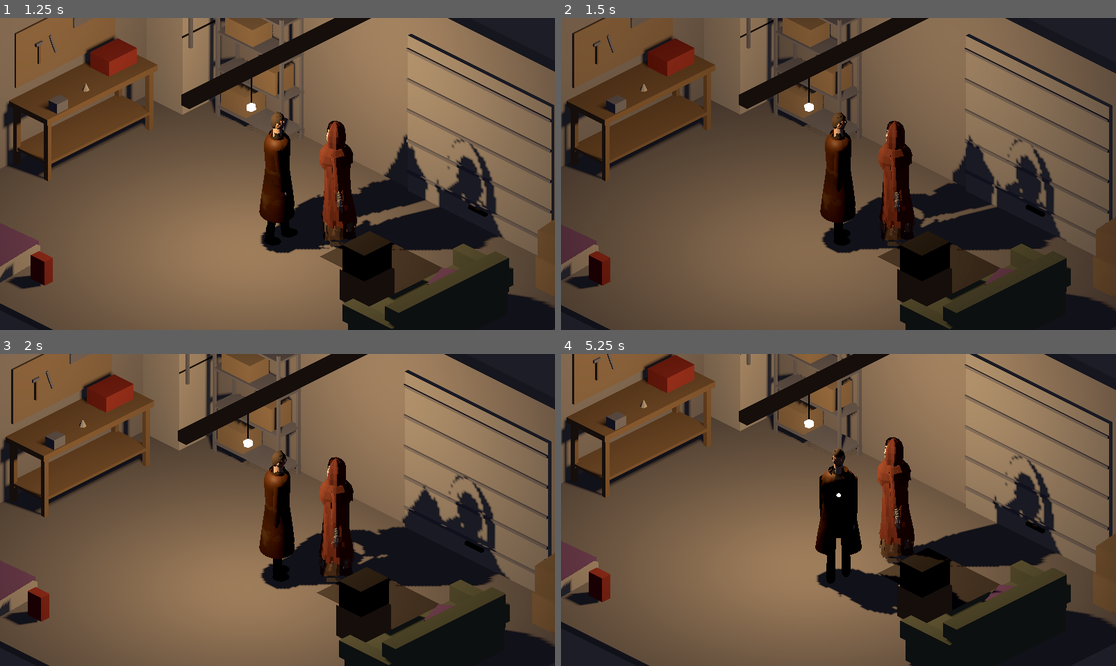
Above: before the commit, frames 1-4 (two rows, left to right).
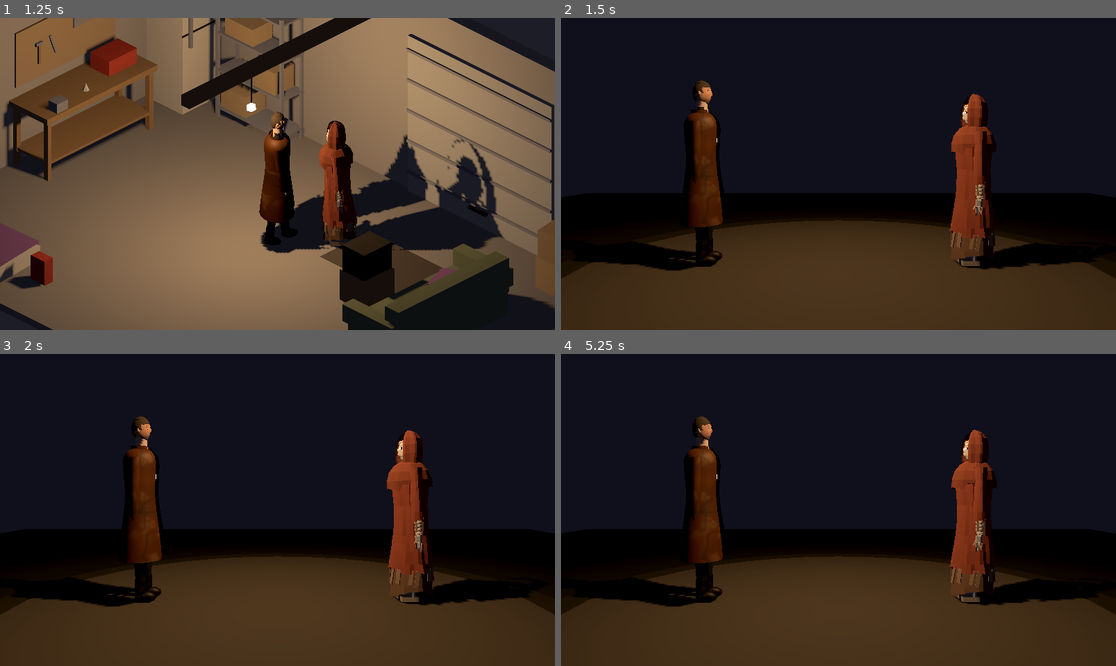
Above: after the commit, the same moments.

Repository: klhall1987/eldritch-tactics
Game: Godot game, scene res://scenes/main.tscn
Two runs of this game, one before a commit and one after it. Both use one fixed random seed, a clock stepped at 60 frames per second and the inputs below.
Inputs (mouse positions are in pixels of both pictures, inside the frame that each line leads up to):
- Up to frame 1 (1.25 s): tap Enter at 0.5 s; move the mouse to (399, 158) at 0.52 s; hold D (move_right) from 0.53 s (still down); hold Shift from 0.53 s (still down); click (399, 158) at 0.67 s
- Up to frame 2 (1.5 s): release D (move_right) at 1.25 s; release Shift at 1.25 s; drag from (727, 189) to (810, 236) at 1.27 s
- Up to frame 3 (2 s): no input
- Up to frame 4 (5.25 s): move the mouse to (894, 441) at 2.02 s; hold D (move_right) 2.03-2.75 s; tap Ctrl at 2.1 s; drag from (810, 572) to (672, 463) at 2.77 s; move the mouse to (1005, 556) at 3.52 s; hold A (move_left) 3.53-4.25 s; tap Alt at 3.6 s; drag from (672, 463) to (755, 432) at 4.27 s; move the mouse to (866, 510) at 5.02 s; hold S (move_down) from 5.03 s (still down); hold Shift from 5.03 s (still down); click (866, 510) at 5.17 s

Frame 1 is identical in both runs. In frame 2, 90% of the frame differs, in the area x 0-100%, y 0-100%; in frame 3, 90%; in frame 4, 92%.

Commit message:
Make combat screen

Diff:
--- a/scenes/main.tscn
+++ b/scenes/main.tscn
@@ -11,6 +11,10 @@
 
 [sub_resource type="CapsuleShape3D" id="CapsuleShape3D_player"]
 radius = 0.25
+height = 1.8
+
+[sub_resource type="CylinderShape3D" id="CylinderShape3D_touch"]
+radius = 0.6
 height = 1.8
 
 [sub_resource type="Environment" id="Environment_garage"]
@@ -43,8 +47,14 @@
 
 [node name="Detective" parent="Player" instance=ExtResource("3_detective")]
 
-[node name="Cultist" parent="." instance=ExtResource("4_cultist")]
+[node name="Cultist" parent="." groups=["enemies"] instance=ExtResource("4_cultist")]
 transform = Transform3D(0.707107, 0, -0.707107, 0, 1, 0, 0.707107, 0, 0.707107, 0.6, 0, -1.2)
+
+[node name="TouchArea" type="Area3D" parent="Cultist"]
+
+[node name="CollisionShape3D" type="CollisionShape3D" parent="Cultist/TouchArea"]
+transform = Transform3D(1, 0, 0, 0, 1, 0, 0, 0, 1, 0, 0.9, 0)
+shape = SubResource("CylinderShape3D_touch")
 
 [node name="BulbLight" type="OmniLight3D" parent="."]
 transform = Transform3D(1, 0, 0, 0, 1, 0, 0, 0, 1, 0, 2.15, -0.2)
--- a/scripts/main.gd
+++ b/scripts/main.gd
@@ -1,5 +1,17 @@
 extends Node3D
 ## The game's root scene: the garage, with the detective (moved by Player) and a cultist in it.
+## Walking the detective into an enemy (moving towards it inside its touch area) starts an
+## encounter and pulls him into combat.
+
+## Emitted once, when the detective first bumps into an enemy.
+signal encounter_started(enemy: Node3D)
+## Emitted when the game wants to switch to the combat screen.
+signal combat_requested(scene_path: String)
+
+const COMBAT_SCENE := "res://scenes/combat.tscn"
+
+var _encounter_running := false
+var _touch_areas := {}  # enemy -> its touch Area3D
 
 
 func _ready() -> void:
@@ -11,4 +23,38 @@
 	for mesh_name in ["bulb", "bulb_cord"]:
 		var mesh := $Garage.find_child(mesh_name, true, false) as GeometryInstance3D
 		mesh.cast_shadow = GeometryInstance3D.SHADOW_CASTING_SETTING_OFF
+	for enemy: Node in get_tree().get_nodes_in_group("enemies"):
+		if is_ancestor_of(enemy):
+			_touch_areas[enemy] = enemy.find_children("*", "Area3D", true, false)[0]
 	print("SMOKE_MARKER: main scene ready")
+
+
+func _physics_process(_delta: float) -> void:
+	if _encounter_running:
+		return
+	var player := $Player as CharacterBody3D
+	for enemy: Node3D in _touch_areas:
+		var touch := _touch_areas[enemy] as Area3D
+		if touch.overlaps_body(player) and _walking_towards(player, enemy):
+			_start_encounter(enemy)
+			return
+
+
+## A bump is walking into the enemy: being in its touch area while walking away (or standing
+## still) doesn't count.
+func _walking_towards(player: CharacterBody3D, enemy: Node3D) -> bool:
+	var towards := enemy.global_position - player.global_position
+	towards.y = 0.0
+	var walking := Vector3(player.velocity.x, 0.0, player.velocity.z)
+	return walking.length() > 0.1 and walking.dot(towards) > 0.0
+
+
+func _start_encounter(enemy: Node3D) -> void:
+	_encounter_running = true
+	$Player.controllable = false
+	encounter_started.emit(enemy)
+	combat_requested.emit(COMBAT_SCENE)
+	# Only change scene for real when this is the running game's scene. Anywhere else (in a test,
+	# under the GUT runner) the request is just the signal above.
+	if get_tree().current_scene == self:
+		get_tree().change_scene_to_file.call_deferred(COMBAT_SCENE)
--- a/scripts/player.gd
+++ b/scripts/player.gd
@@ -7,6 +7,9 @@
 @export var speed := 2.5
 ## How quickly he turns to face his direction of travel (higher is snappier).
 @export var turn_rate := 25.0
+
+## When false (e.g. once an encounter starts), the keys don't move him and he stands idle.
+var controllable := true
 
 var _animation: AnimationPlayer
 
@@ -18,7 +21,7 @@
 
 func _physics_process(delta: float) -> void:
 	# Input.get_vector already caps the length at 1, so diagonals aren't faster.
-	var input := Input.get_vector("move_left", "move_right", "move_up", "move_down")
+	var input := Input.get_vector("move_left", "move_right", "move_up", "move_down") if controllable else Vector2.ZERO
 	var direction := _screen_to_floor(input)
 	velocity = direction * speed
 	move_and_slide()
--- /dev/null
+++ b/tests/unit/test_enemy_encounter.gd
@@ -0,0 +1,200 @@
+extends GutTest
+# Bumping into an enemy (ticket #31): the cultist is an enemy with a touch area; walking the
+# detective into it starts an encounter once, stops his movement, and requests the combat screen.
+#
+# The main scene announces the encounter with `encounter_started(enemy)` and requests the switch
+# with `combat_requested(scene_path)`. It only changes scene for real when it is the tree's current
+# scene; in tests it never is (the GUT runner is), so the request can be watched safely.
+
+const COMBAT_PATH := "res://scenes/combat.tscn"
+const ACTIONS := ["move_up", "move_down", "move_left", "move_right"]
+const WALK_MINUS_Z := ["move_up", "move_right"]  # screen up+right walks along world -Z (#28)
+
+var _encounters := []  # [enemy, gap in metres when it started] for each encounter_started
+
+
+func before_each():
+	_encounters = []
+
+
+func after_each():
+	for action: String in ACTIONS:
+		if InputMap.has_action(action):
+			Input.action_release(action)
+
+
+# Instantiates the main scene into the tree and lets it settle, or returns null (after failing).
+func _main() -> Node3D:
+	var path: String = ProjectSettings.get_setting("application/run/main_scene")
+	var packed: PackedScene = load(path)
+	assert_not_null(packed, "the main scene (%s) loads" % path)
+	if packed == null:
+		return null
+	var main := packed.instantiate()
+	add_child_autofree(main)
+	await wait_physics_frames(2)
+	return main as Node3D
+
+
+func _node(main: Node, node_name: String) -> Node3D:
+	var node := main.find_child(node_name, true, false) as Node3D
+	assert_not_null(node, "the main scene has %s" % node_name)
+	return node
+
+
+# The physics body that carries the Detective (#28).
+func _body(main: Node) -> CharacterBody3D:
+	var node := main.find_child("Detective", true, false)
+	while node != null and not node is CharacterBody3D:
+		node = node.get_parent()
+	assert_not_null(node, "the Detective is carried by a CharacterBody3D")
+	return node as CharacterBody3D
+
+
+# How far a node's meshes reach from its origin, seen from above (its body's radius).
+func _body_radius(node: Node3D) -> float:
+	var reach := 0.0
+	for mi: MeshInstance3D in node.find_children("*", "MeshInstance3D", true, false):
+		var box: AABB = mi.global_transform * mi.get_aabb()
+		for x in [box.position.x, box.end.x]:
+			for z in [box.position.z, box.end.z]:
+				reach = maxf(reach, Vector2(x - node.global_position.x, z - node.global_position.z).length() / sqrt(2.0))
+	return reach
+
+
+# How far a collision shape reaches sideways from its centre (its smallest horizontal radius).
+func _shape_reach(shape: Shape3D) -> float:
+	if shape is SphereShape3D:
+		return shape.radius
+	if shape is CylinderShape3D:
+		return shape.radius
+	if shape is CapsuleShape3D:
+		return shape.radius
+	if shape is BoxShape3D:
+		return minf(shape.size.x, shape.size.z) / 2.0
+	return 0.0
+
+
+func _detective_radius(body: CharacterBody3D) -> float:
+	for shape: CollisionShape3D in body.find_children("*", "CollisionShape3D", false, false):
+		return _shape_reach(shape.shape)
+	return 0.0
+
+
+# The gap between the detective's and the cultist's bodies, seen from above.
+func _gap(body: CharacterBody3D, cultist: Node3D) -> float:
+	var centres := Vector2(body.global_position.x - cultist.global_position.x, body.global_position.z - cultist.global_position.z).length()
+	return centres - _detective_radius(body) - _body_radius(cultist)
+
+
+# Puts the detective 2 m (between centres) in front of the cultist, ready to walk at it along -Z,
+# and records every encounter (with the gap at that moment).
+func _approach(main: Node3D, body: CharacterBody3D, cultist: Node3D) -> void:
+	if main.has_signal("encounter_started"):
+		main.encounter_started.connect(func(enemy): _encounters.append([enemy, _gap(body, cultist)]))
+	body.global_position = cultist.global_position + Vector3(0, 0, 2.0)
+	body.velocity = Vector3.ZERO
+	await wait_physics_frames(2)
+
+
+func _press(actions: Array) -> void:
+	for action: String in actions:
+		if InputMap.has_action(action):
+			Input.action_press(action)
+
+
+# Given the garage scene, when its nodes are inspected, then the cultist is in the enemies group and
+# has a touch area around it, reaching 0.2-0.5 m beyond its body.
+func test_cultist_is_an_enemy_with_a_touch_area():
+	var main := await _main()
+	if main == null:
+		return
+	var cultist := _node(main, "Cultist")
+	if cultist == null:
+		return
+	assert_true(cultist.is_in_group("enemies"), "the cultist is in the enemies group")
+	var areas := cultist.find_children("*", "Area3D", true, false)
+	assert_eq(areas.size(), 1, "the cultist has one touch area (Area3D)")
+	if areas.is_empty():
+		return
+	var shapes := (areas[0] as Node).find_children("*", "CollisionShape3D", true, false)
+	assert_gt(shapes.size(), 0, "the touch area has a collision shape")
+	if shapes.is_empty():
+		return
+	var shape := shapes[0] as CollisionShape3D
+	var reach := _shape_reach(shape.shape)
+	var offset := Vector2(shape.global_position.x - cultist.global_position.x, shape.global_position.z - cultist.global_position.z).length()
+	var beyond := reach - offset - _body_radius(cultist)
+	assert_between(beyond, 0.2, 0.5, "the touch area reaches 0.2-0.5 m beyond the cultist's body (%.2f m)" % beyond)
+
+
+# Given the detective is walking towards the cultist, when he touches its touch area, then an
+# encounter starts exactly once, naming that cultist as the enemy, and it does not start while he
+# is still more than 0.5 m away.
+func test_bumping_into_the_cultist_starts_one_encounter():
+	var main := await _main()
+	if main == null:
+		return
+	assert_true(main.has_signal("encounter_started"), "the main scene has an encounter_started signal")
+	var body := _body(main)
+	var cultist := _node(main, "Cultist")
+	if body == null or cultist == null:
+		return
+	await wait_physics_frames(10)
+	assert_eq(_encounters.size(), 0, "no encounter is running at the start of the game")
+	await _approach(main, body, cultist)
+	_press(WALK_MINUS_Z)
+	await wait_physics_frames(120)  # long enough to walk the 2 m and keep pushing into him
+	assert_eq(_encounters.size(), 1, "exactly one encounter starts")
+	if _encounters.is_empty():
+		return
+	assert_eq(_encounters[0][0], cultist, "the encounter names the cultist as the enemy")
+	assert_lte(_encounters[0][1], 0.5, "it starts only once he's within 0.5 m (gap %.2f m)" % _encounters[0][1])
+
+
+# Given an encounter has started, when the movement keys are held, then the detective no longer
+# moves.
+func test_movement_stops_once_the_encounter_starts():
+	var main := await _main()
+	if main == null:
+		return
+	var body := _body(main)
+	var cultist := _node(main, "Cultist")
+	if body == null or cultist == null:
+		return
+	await _approach(main, body, cultist)
+	_press(WALK_MINUS_Z)
+	for tick in 120:
+		await get_tree().physics_frame
+		if not _encounters.is_empty():
+			break
+	assert_eq(_encounters.size(), 1, "the encounter has started")
+	await wait_physics_frames(2)
+	var held_at := body.global_position
+	await wait_physics_frames(30)  # still holding the keys
+	var moved := body.global_position.distance_to(held_at)
+	assert_lt(moved, 0.01, "he doesn't move once the encounter has started (moved %.3f m)" % moved)
+
+
+# Given an encounter has started, when the game handles it, then it requests a switch to
+# res://scenes/combat.tscn through a single, observable step (for example a signal or one method on
+# the main scene), so that the switch can be checked without the test's own scene being replaced.
+func test_encounter_requests_the_combat_screen():
+	assert_true(ResourceLoader.exists(COMBAT_PATH), "the combat screen exists")
+	var main := await _main()
+	if main == null:
+		return
+	assert_true(main.has_signal("combat_requested"), "the main scene has a combat_requested signal")
+	var body := _body(main)
+	var cultist := _node(main, "Cultist")
+	if body == null or cultist == null:
+		return
+	watch_signals(main)
+	var runner := get_tree().current_scene
+	await _approach(main, body, cultist)
+	_press(WALK_MINUS_Z)
+	await wait_physics_frames(120)
+	assert_signal_emit_count(main, "combat_requested", 1, "the combat screen is requested once")
+	if get_signal_emit_count(main, "combat_requested") > 0:
+		assert_signal_emitted_with_parameters(main, "combat_requested", [COMBAT_PATH])
+	assert_eq(get_tree().current_scene, runner, "the test's own scene wasn't replaced")
Not shown: 1 places in scenes/main.tscn that only renumber resources
Not shown, added: tests/unit/test_enemy_encounter.gd.uid
